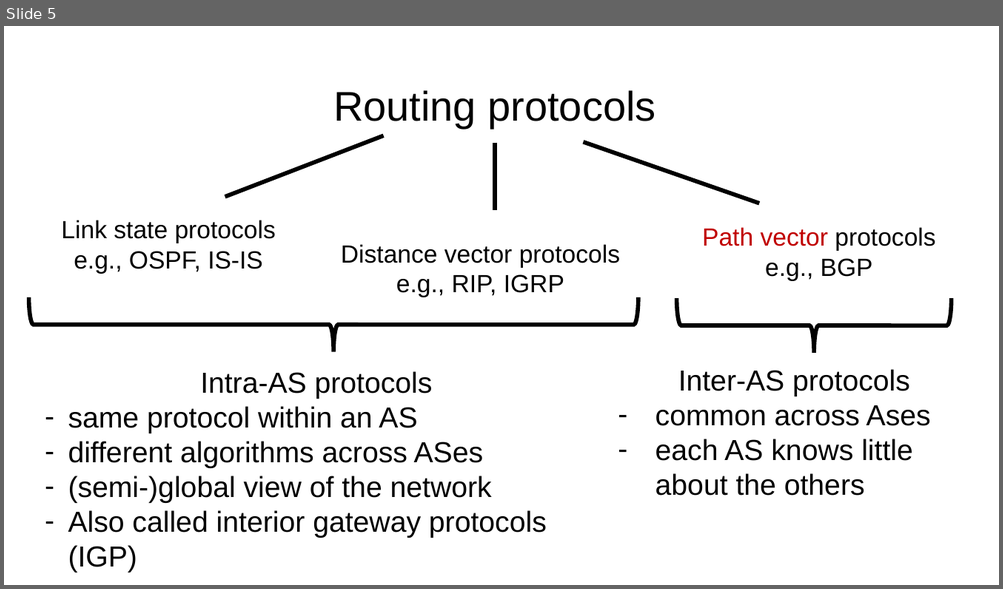
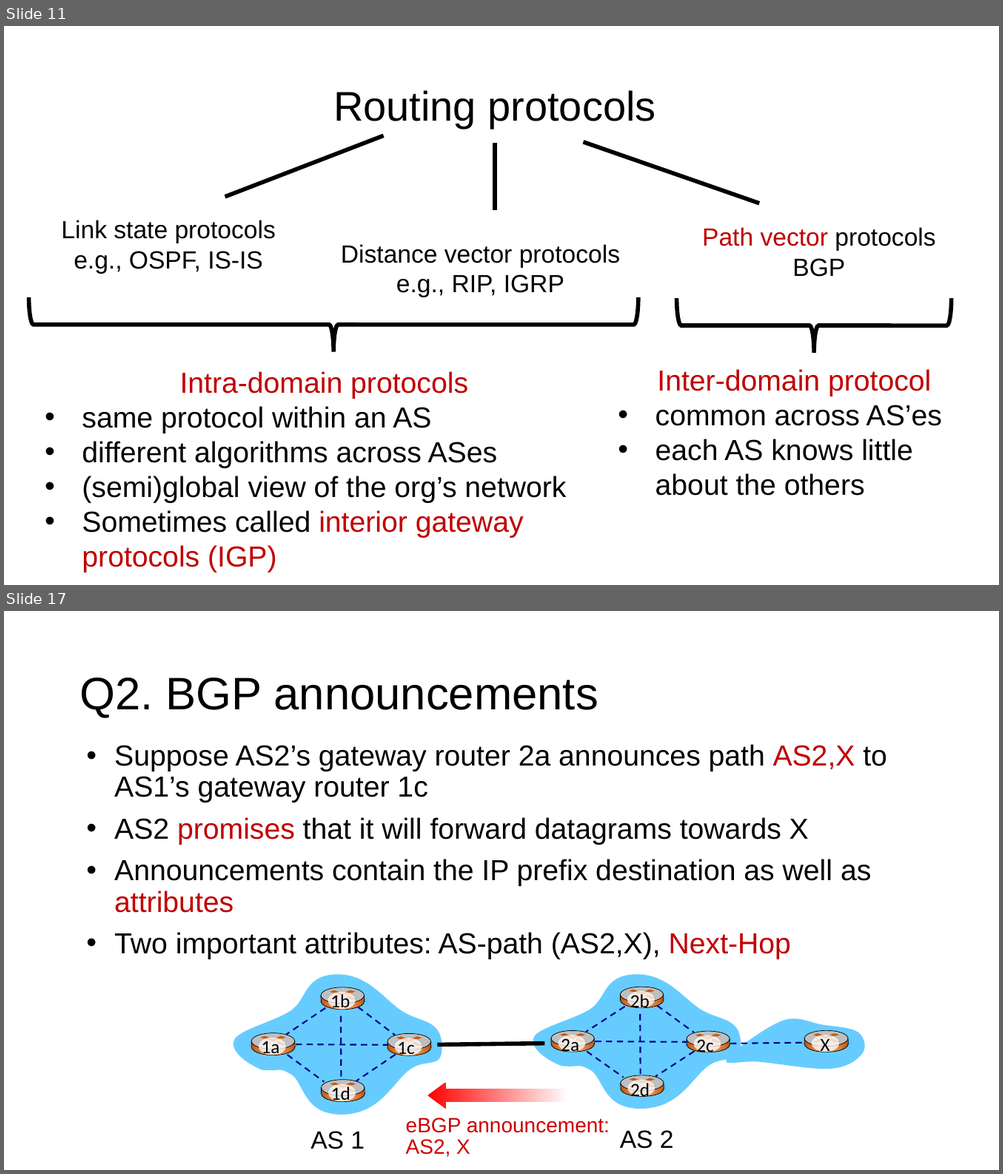
Before and after one commit to ngsrinivas/coursegen, a slide deck: ex/352-S21/staging/352-S21/lectures/network-interdomain-routing.pptx. Shown one above the other, each under a label of ours: slide 5 before the commit, slides 11 and 17 after it; the slides between them are not shown. The pictures are 1003x589 and 1003x1174 pixels, drawn with LibreOffice and Linux fonts; fonts in the diff are those of the drawing. Boxes give left, top, right and bottom in pixels: in the first picture for what was removed or moved away, otherwise in the second. Text is boxed around its words. In the diff, an @@ line names an element or a change of style, - is before the commit and + after.

Commit message:
Final slides for interdomain routing

```diff
--- a/ex/352-S21/staging/352-S21/lectures/network-interdomain-routing.pptx
+++ b/ex/352-S21/staging/352-S21/lectures/network-interdomain-routing.pptx
@@ slide 17 added at (4,611,999,1170), background #FFFFFF @@
@@ title added at (79,678,598,718), 44 pt, text #000000 @@
+Q2. BGP announcements
@@ text added at (114,744,887,960), 28 pt, text #000000 @@
+• Suppose AS2’s gateway router 2a announces path AS2,X to AS1’s gateway router 1c
+• AS2 promises that it will forward datagrams towards X
+• Announcements contain the IP prefix destination as well as attributes
+• Two important attributes: AS-path (AS2,X), Next-Hop
@@ group added at (233,975,442,1116): 17 freeform shapes, 14 lines, 12 ellipses, 4 rectangles, 4 texts @@
+1b
+1d
+1c
+1a
@@ group added at (533,974,740,1109): 17 freeform shapes, 14 lines, 12 ellipses, 4 rectangles, 4 texts @@
+2b
+2d
+2c
+2a
@@ line added from (438, 1045) to (545, 1044), #000000 4 pt @@
@@ group added at (726,1019,865,1069): 5 freeform shapes, 3 ellipses, 3 lines, 1 rectangle, 1 text @@
+X
@@ left arrow added at (428,1083,569,1110), fill gradient #FF0000 to #FFFFFF @@
@@ text added at (406,1118,609,1157), 20 pt, text #CC0000 @@
+eBGP announcement:
+AS2, X
@@ text added at (310,1131,364,1150), 24 pt, text #000000 @@
+AS 1
@@ text added at (620,1130,674,1149), 24 pt, text #000000 @@
+AS 2
@@ what was slide 5 is now slide 11 @@
@@ slide 11 changed as well @@
@@ text at (792,258,845,277): text changed @@
-e.g., BGP
+BGP
@@ text at (180,372,468,399): text changed; text colour #000000 to #C00000 @@
-Intra-AS protocols
+Intra-domain protocols
@@ text at (655,369,942,426): text changed; text colour #000000 to #C00000 @@
-Inter-AS protocols
-– common across Ases
+Inter-domain protocol
+• common across AS’es
@@ text at (82,406,498,469): bullet - to • @@
@@ text at (82,476,566,573): text changed @@
-– (semi-)global view of the network
-– Also called interior gateway protocols (IGP)
+• (semi)global view of the org’s network
+• Sometimes called interior gateway protocols (IGP)
```
Also in this commit, not shown: 38 other slides added, 3 slides removed, 1 other file.
